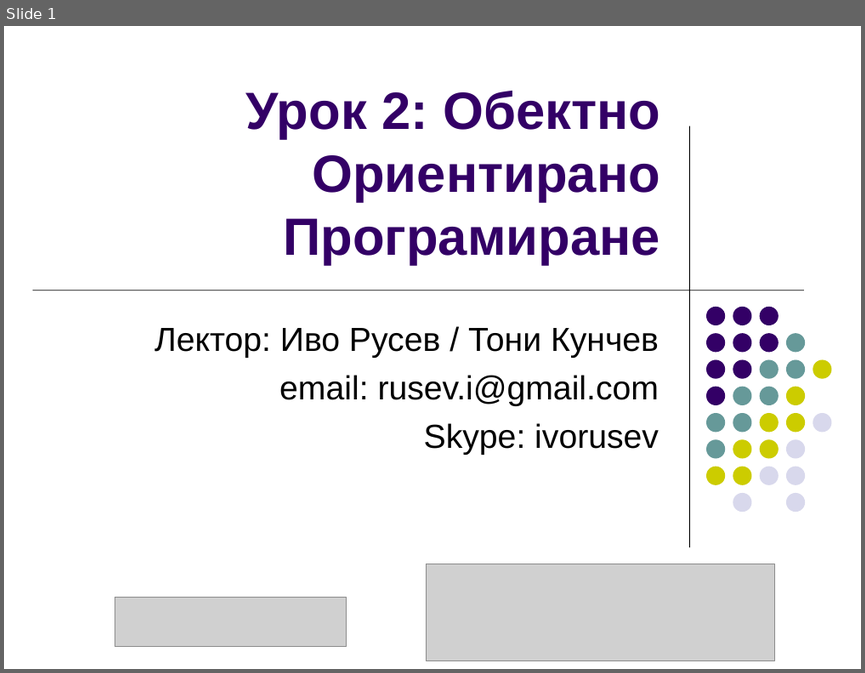
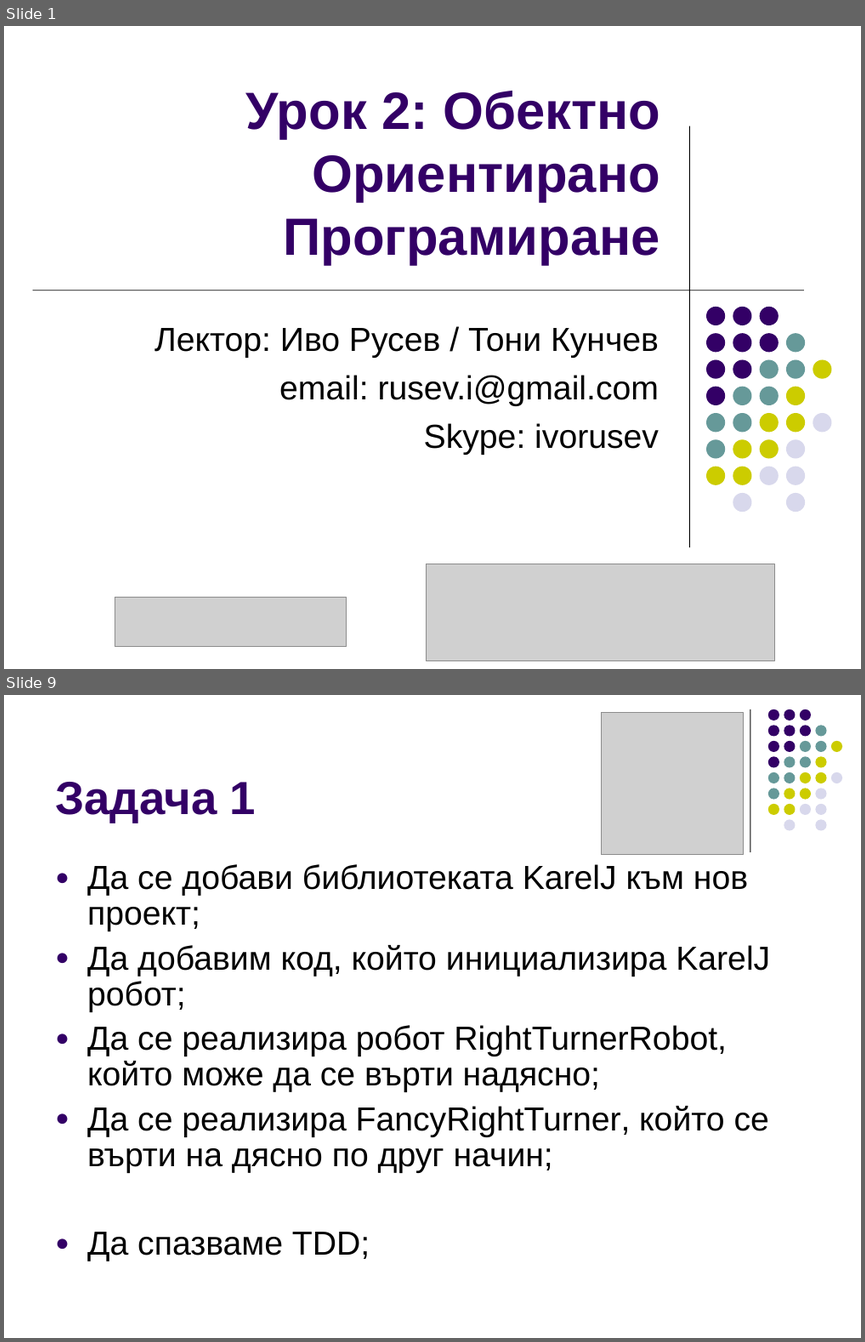
Before and after one commit to ivorusev/startup-factory-java-course, a slide deck: 2-OOP.ppt. Shown one above the other, each under a label of ours: slide 1 before the commit, slides 1 and 9 after it; the slides between them are not shown. The pictures are 865x673 and 865x1342 pixels, drawn with LibreOffice and Linux fonts; fonts in the diff are those of the drawing; grey boxes stand for pictures. Boxes give left, top, right and bottom in pixels: in the first picture for what was removed or moved away, otherwise in the second. Text is boxed around its words. In the diff, an @@ line names an element or a change of style, - is before the commit and + after.

```diff
--- a/2-OOP.ppt
+++ b/2-OOP.ppt
@@ slide 9 added at (x1=4, y1=695, x2=861, y2=1338), background #FFFFFF @@
@@ picture added at (x1=602, y1=713, x2=743, y2=854) @@
@@ line added from (750, 709) to (750, 851), #000000 0.74 pt @@
@@ title added at (x1=55, y1=782, x2=256, y2=823), 39 pt, text #330066, bold @@
+Задача 1
@@ group added at (x1=768, y1=709, x2=842, y2=830): 31 ellipses @@
@@ text added at (x1=87, y1=864, x2=770, y2=1261), 28 pt, text #000000 @@
+● Да се добави библиотеката KarelJ към нов проект;
+● Да добавим код, който инициализира KarelJ робот;
+● Да се реализира робот RightTurnerRobot, който може да се върти надясно;
+● Да се реализира FancyRightTurner, който се върти на дясно по друг начин;
+● Да спазваме TDD;
```
Also in this commit, not shown: 4 slides changed, 8 other slides added.
